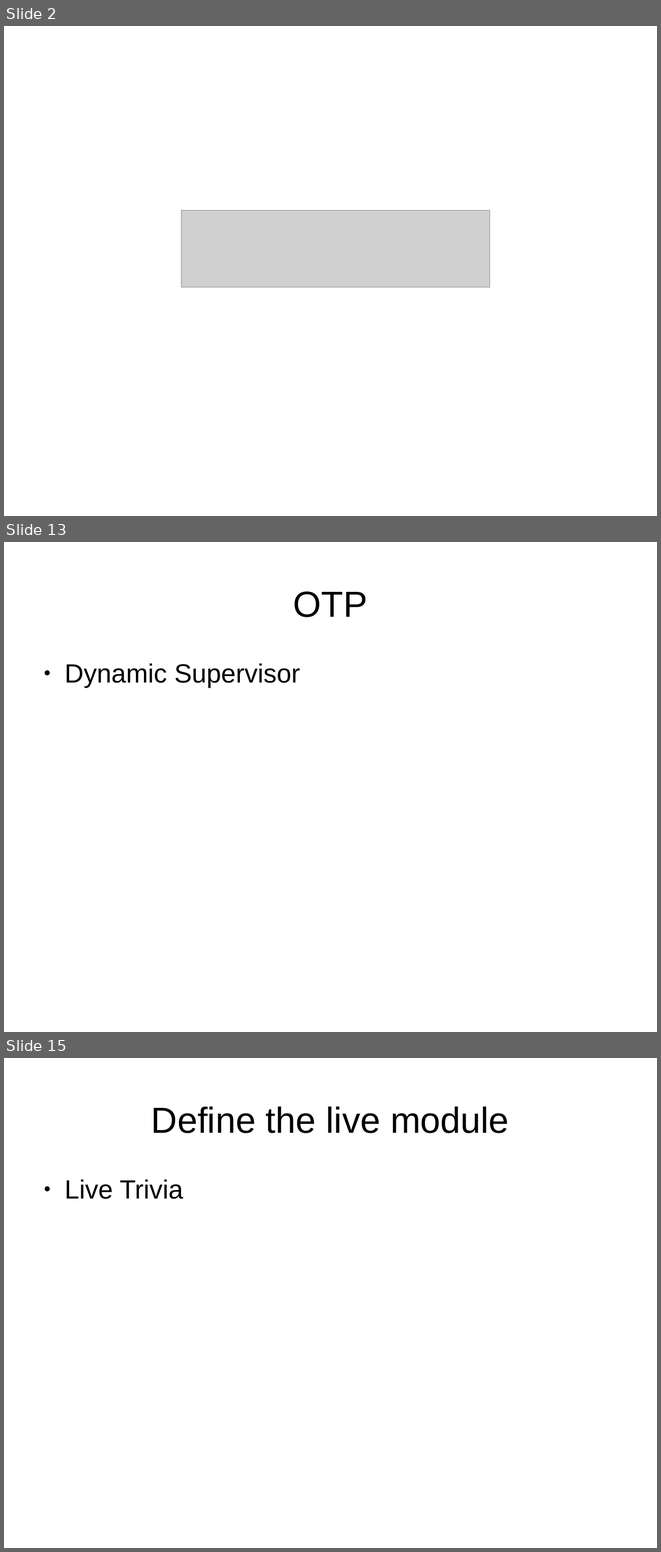
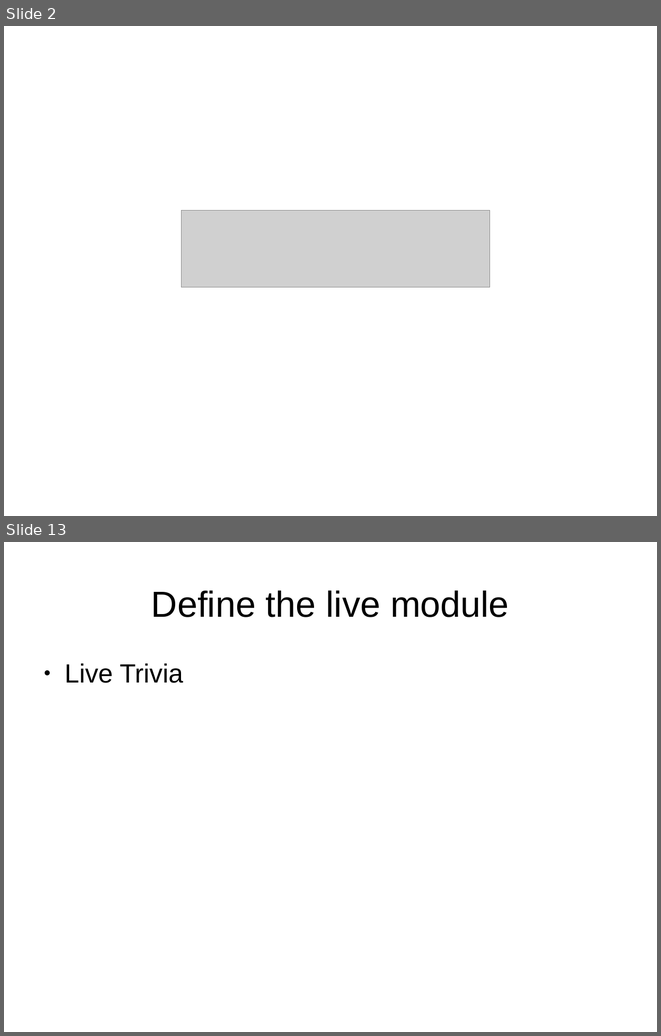
Before and after one commit to ramortegui/talks, a slide deck: odps/elixir-reactive-app.odp. Shown one above the other, each under a label of ours: slides 2, 13 and 15 before the commit, slides 2 and 13 after it; the slides between them are not shown. The pictures are 661x1552 and 661x1036 pixels, drawn with LibreOffice and Linux fonts; fonts in the diff are those of the drawing; grey boxes stand for pictures. Boxes give left, top, right and bottom in pixels: in the first picture for what was removed or moved away, otherwise in the second. Text is boxed around its words. In the diff, an @@ line names an element or a change of style, - is before the commit and + after.

```diff
--- a/odps/elixir-reactive-app.odp
+++ b/odps/elixir-reactive-app.odp
@@ slide 13 removed at [4,542,657,1032], background #FFFFFF @@
@@ title removed at [293,591,368,617] @@
-OTP
@@ text removed at [64,663,300,688] @@
-● Dynamic Supervisor
@@ what was slide 15 is now slide 13 @@
```
Also in this commit, not shown: 10 slides changed, 1 slide added, 2 other slides removed.
